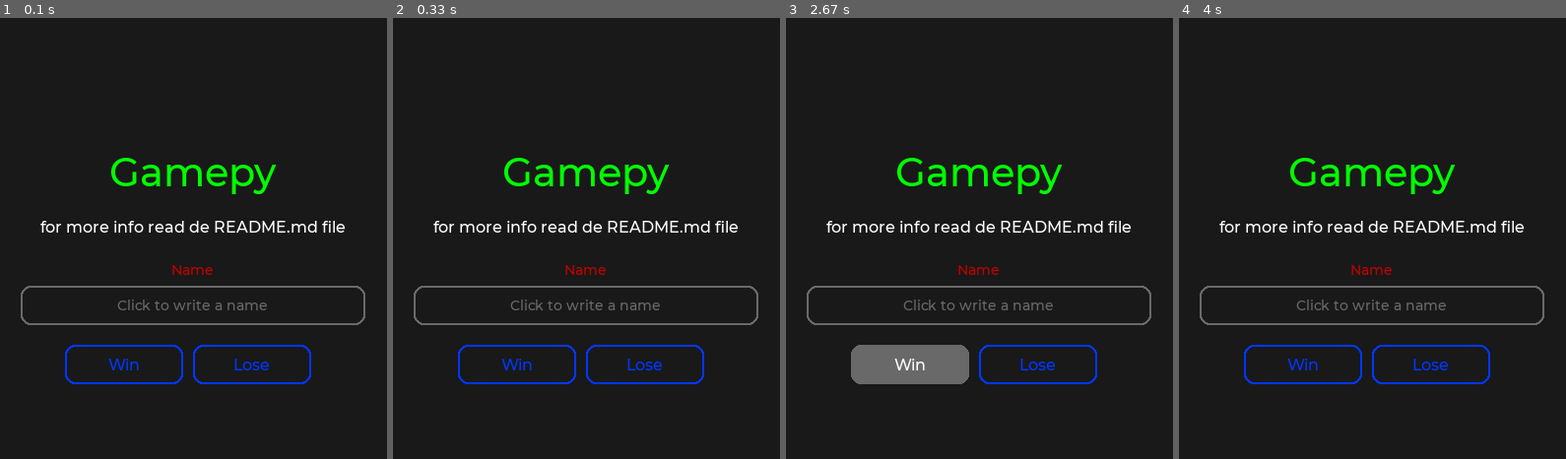
Above: before the commit, frames 1-4 (left to right).
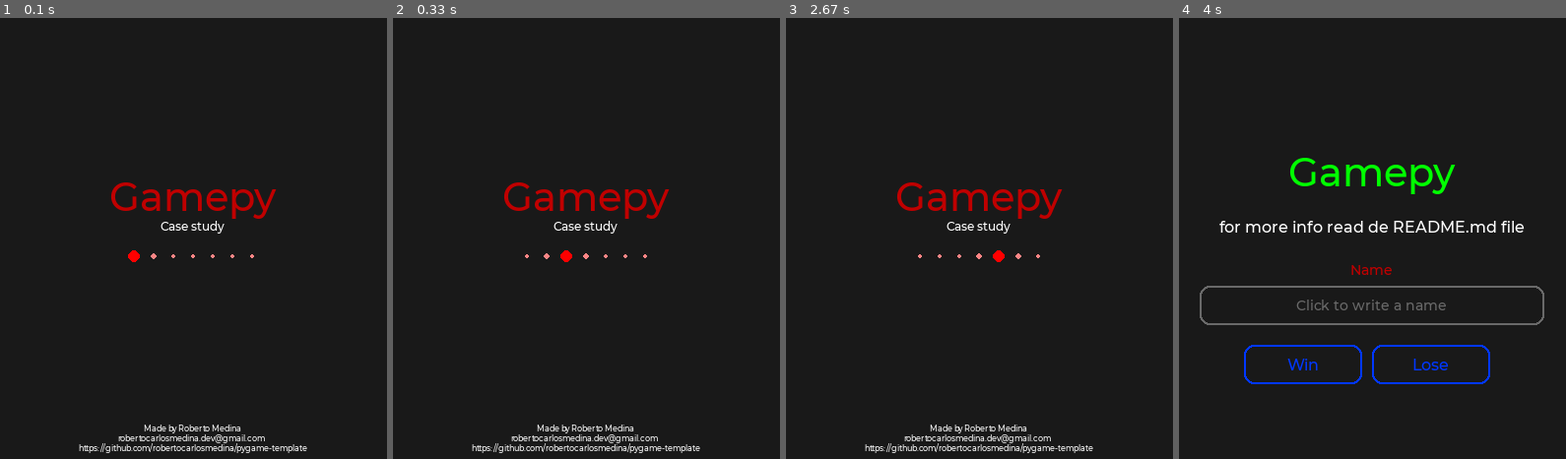
Above: after the commit, the same moments.

Repository: robertocarlosmedina/pygame-template
Game: pygame game, started from main.py
Two runs of this game, one before a commit and one after it. Both use one fixed random seed, a clock stepped at 60 frames per second and the inputs below.
Inputs (mouse positions are in pixels of both pictures, inside the frame that each line leads up to):
- Up to frame 1 (0.1 s): no input
- Up to frame 2 (0.33 s): no input
- Up to frame 3 (2.67 s): click (outside the picture) at 1.38 s; click (outside the picture) at 1.72 s; click (outside the picture) at 2.05 s; click (948, 366) at 2.38 s
- Up to frame 4 (4 s): click (1349, 154) at 2.72 s; click (1372, 203) at 3.05 s, where only the run after the commit has a clickable "Case study"; click (1372, 203) at 3.38 s, where only the run after the commit has a clickable "New Game"; click (outside the picture) at 3.72 s

The runs differ from the first frame. In frame 1, 6.4% of the frame differs, in the area x 5-95%, y 31-99%; in frame 2, 6.4%; in frame 3, 8.6%; in frame 4, nothing differs.

Commit message:
sincronizin thingd

Diff:
--- a/main.py
+++ b/main.py
@@ -12,10 +12,7 @@
     loop of that page.
 """
 
-import pygame
-from src.support.auxiliar_functions import get_screen_text
 from src.support.game_links import Game_links as Link
-from src.support.colors import Game_color as color
 from src.support.game_configurations import Game
 
 game_links: dict            # To store all the links an possible page to go on the game
@@ -39,6 +36,7 @@
 }
 
 game = Game()
+# game.current_link = "game_menu"
 
 while True:
     """
--- a/src/game_components/game.py
+++ b/src/game_components/game.py
@@ -13,7 +13,7 @@
 import pygame
 from src.support.font import Game_fonts as fonts
 from src.support.colors import Game_color as color
-from src.support.auxiliar_functions import write_from_file, get_screen_text
+from src.support.auxiliar_functions import write_to_file, get_screen_text
 from src.support.buttons import horizontalButtonDisplay
 from src.support.input_boxes import draw_input_boxes, verify_input
 
@@ -72,7 +72,7 @@
         if self.button_clicked == "Win":
             game_winned = True
 
-        write_from_file("./data/end_game_values.txt", "w", f"{name} {int(game_winned)}")
+        write_to_file("./data/end_game_values.txt", "w", f"{name} {int(game_winned)}")
         self.game_obj.current_link = "game_over"
 
     def simple_game_introduction(self) -> None:
--- a/src/pages/game_over.py
+++ b/src/pages/game_over.py
@@ -6,6 +6,7 @@
 __status__ = "Production"
 
 """
+    Class that represent the Game Over page.
 """
 
 import pygame
@@ -18,7 +19,7 @@
 
 class Game_over:
 
-    game_buttons :list
+    game_buttons :dict
     button_clicked :str
     mouse_position :tuple
     menu_tittles :dict
--- a/src/support/auxiliar_functions.py
+++ b/src/support/auxiliar_functions.py
@@ -27,6 +27,9 @@
 
 
 def draw_header_styled_lines(screen :pygame.Surface, screen_size :tuple) -> None:
+    """
+        Function that draw the header separetion line.
+    """
     pygame.draw.line(
         screen,
         color.blue.value,
@@ -49,6 +52,9 @@
     )
 
 def draw_vertical_styled_lines(screen :pygame.Surface, screen_size :tuple) -> None:
+    """
+        Function that draw the screen separetion line.
+    """
     pygame.draw.line(
         screen,
         color.green.value,
@@ -89,6 +95,9 @@
     screen.blit(surface, (position["x"], position["y"]))
 
 def display_game_result_winning_color_info(screen :pygame.Surface, info_name :str, value :int, position :dict) -> None:
+    """
+        Function that draw all game result info,  according to the game result data.
+    """
     font_size :int
     surface.fill(color.black.value)
     pygame.draw.rect(
@@ -106,6 +115,9 @@
     screen.blit(surface, (position["x"], position["y"]))
 
 def read_from_file(file_path :str, mode :str, clean_data = False) -> list:
+    """
+        Function to read data from a specific and return it.
+    """
     file = open(file_path, mode)
     file_data = file.readlines()
     file.close()
@@ -116,10 +128,16 @@
 
     return file_data
 
-def write_from_file(file_path :str, mode :str, value :str) -> None:
+def write_to_file(file_path :str, mode :str, value :str) -> None:
+    """
+        Function to write into a file.
+    """
     file = open(file_path, mode)
     file.write(value)
     file.close()
 
 def get_screen_text(text_name :str):
+    """
+        Function to get a text from the dict of the games text's
+    """
     return screen_texts[text_name]
--- a/src/support/game_configurations.py
+++ b/src/support/game_configurations.py
@@ -6,10 +6,7 @@
 __status__ = "Production"
 
 """
-    Main file for the template.
-    This is where the main loop starts.
-    And from here according to the page that the player are it will be to the main
-    loop of that page.
+    Class that represente the screen configuration for the game.
 """
 
 import pygame
@@ -47,7 +44,7 @@
         self.screen = pygame.display.set_mode(self.screen_size)
         pygame.display.set_caption(get_screen_text("game_tittle"))
         self.game_events = None
-        self.current_link = "game_loop"
+        self.current_link = "game_start"
         self.clock = pygame.time.Clock()
         self.clock_frame = CLOCK_FRAME
         self.background_color = color.black.value
